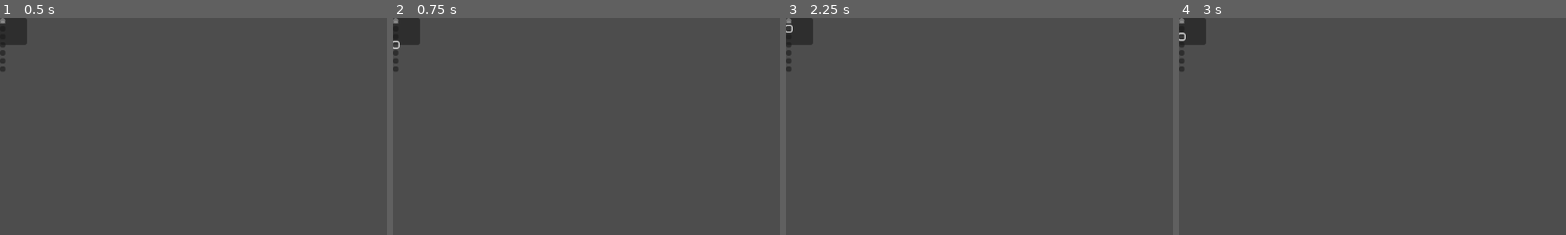
Above: before the commit, frames 1-4 (left to right).
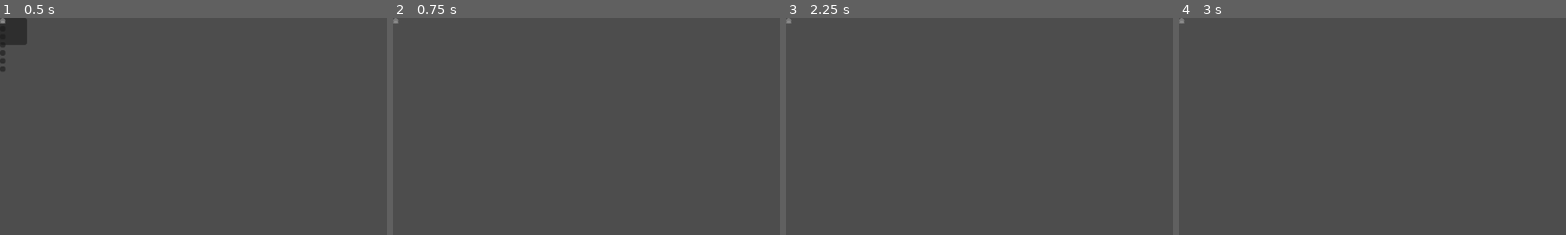
Above: after the commit, the same moments.

Repository: Seleek/coup
Game: Godot game, scene res://Game.tscn
Same seed, same stepped clock (60 frames per second), same inputs: the game is played once before the commit and once after it. This scene is started directly instead of the project's main scene.
Inputs (mouse positions are % of the whole screen's width and height, from its top left):
- Up to frame 1 (0.5 s): no input
- Up to frame 2 (0.75 s): click (0, 6) at 0.5 s
- Up to frame 3 (2.25 s): click (0, 1) at 1.27 s; click (0, 2) at 2.02 s
- Up to frame 4 (3 s): click (0, 4) at 2.77 s
The pictures show only the part of the screen within x 0-50%, y 0-50%; the shares and areas given below are measured in that part.

Frame 1 is identical in both runs. In frame 2, 0.9% of the frame differs, in the area x 0-8%, y 0-25%; in frame 3, 0.9%; in frame 4, 0.9%.
Error before the commit: Invalid access of index '0' on a base object of type: 'Array'. (res://game.gd:25)
Error after the commit: Invalid access of index '0' on a base object of type: 'Array'. (res://game.gd:27)

Commit message:
objetivos
Nueva funcion para seleccionar al objetivo que quieres asesinar, robar o hacer coup

Diff:
--- a/coup-app/Player.gd
+++ b/coup-app/Player.gd
@@ -51,13 +51,6 @@
 	if GameData.current_game_state == GameData.GameState.WAITING_FOR_ACTION:
 		if data.coins >= 10:
 			pass
-func _on_BlockButton_pressed():
-	if GameData.active_action.name == "Ayuda Externa":
-		GameData.player_response(player_index, "BLOCK", "Duque")
-	else:
-		pass
-
-
 # Called every frame. 'delta' is the elapsed time since the previous frame.
 func _process(delta: float) -> void:
 	pass
@@ -75,5 +68,8 @@
 	GameData.player_response(player_index, "PASS")
 
 
-func _on_block_button_pressed() -> void:
-	pass # Replace with function body.
+func _on_block_button_pressed():
+	if GameData.active_action.name == "Ayuda Externa":
+		GameData.player_response(player_index, "BLOCK", "Duque")
+	else:
+		pass
--- a/coup-app/Player.tscn
+++ b/coup-app/Player.tscn
@@ -43,3 +43,7 @@
 [node name="BlockButton" type="Button" parent="contenedorJugador/ActionButtons"]
 layout_mode = 2
 text = "Bloquear"
+
+[connection signal="pressed" from="contenedorJugador/ActionButtons/ChallengeButton" to="contenedorJugador" method="_on_challenge_button_pressed"]
+[connection signal="pressed" from="contenedorJugador/ActionButtons/PassButton" to="contenedorJugador" method="_on_pass_button_pressed"]
+[connection signal="pressed" from="contenedorJugador/ActionButtons/BlockButton" to="contenedorJugador" method="_on_block_button_pressed"]
--- a/coup-app/game.gd
+++ b/coup-app/game.gd
@@ -2,6 +2,8 @@
 
 const PLAYER_SCENE = preload("res://Player.tscn")
 var player_ui_nodes = []
+var selecting_target = false
+var pending_action_name
 
 
 func _ready():
@@ -30,6 +32,14 @@
 	if is_waiting_for_action:
 		$ActionPanel/GridContainer/Coup.disabled = current_player_data.coins < 7
 		$ActionPanel/GridContainer/Asesinar.disable = current_player_data.coins <3
+
+func start_target_selection(action_name: String):
+	selecting_target = true
+	pending_action_name = action_name
+	$ActionPanel.visible = false
+	append_to_log(GameData.get_current_player().name + " debe seleccionar un objetivo para: " + action_name)
+	for node in player_ui_nodes:
+		node.set_target_mode(true)
 
 
 #///////////////////
@@ -67,8 +77,7 @@
 	GameData.announce_Action("Intercambio")
 
 func _on_asesinar_pressed():
-	var target_index = (GameData.current_player_index + 1) % GameData.players.size()
-	GameData.announce_action("Asesinar", target_index)
+	start_target_selection("Asesinar")
 
 func _on_robar_pressed():
 	var target_index = (GameData.current_player_index + 1) % GameData.players.size()
@@ -78,6 +87,14 @@
 	var target_index = (GameData.current_player_index + 1) % GameData.players.size()
 	GameData.announce_action("Coup", target_index)
 
+func target_selected(target_index: int):
+	selecting_target=false
+	for node in player_ui_nodes:
+		node.set_target_mode(false)
+	GameData.announce_action(pending_action_name, target_index)
+	pending_action_name = ""
+	update_ui()
+
 #////////
 #logloglog
 #////////
